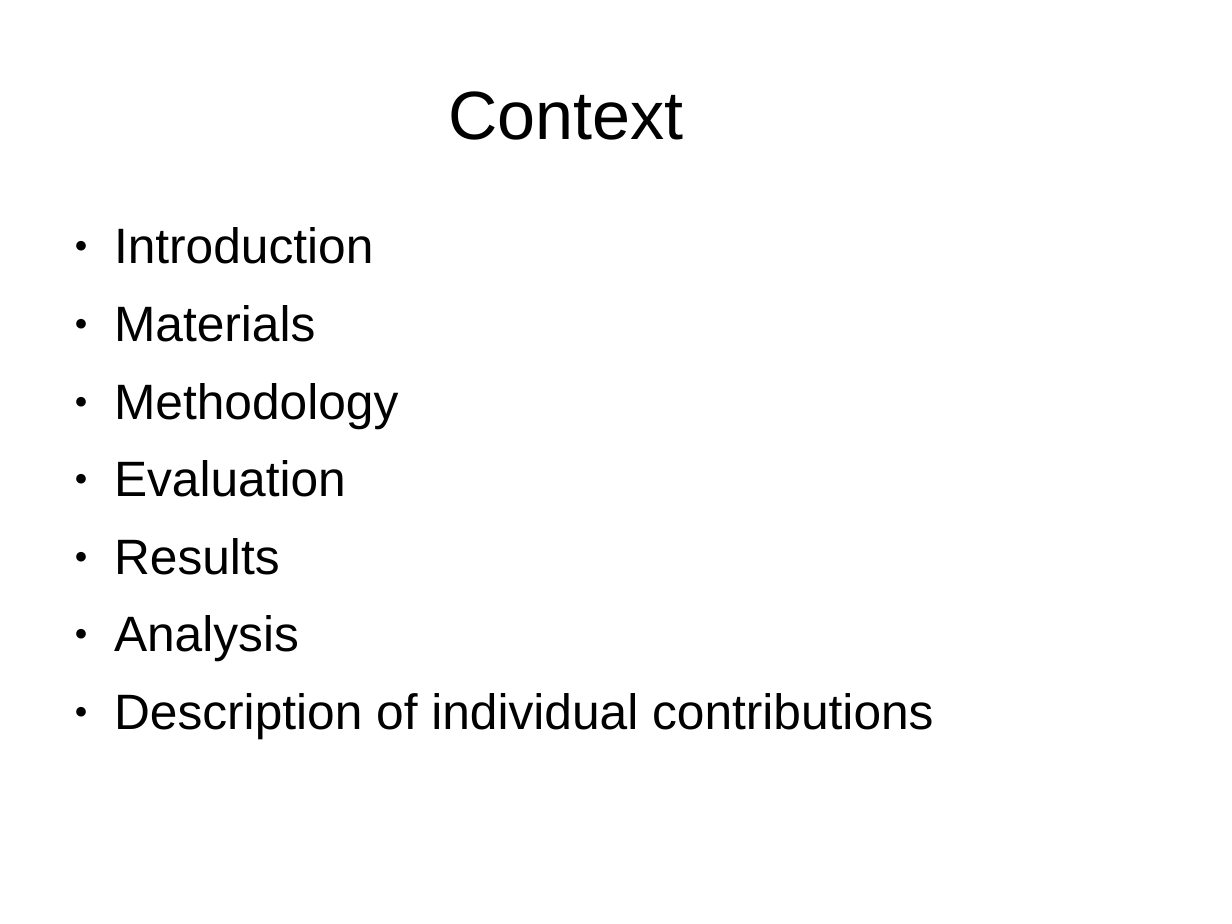
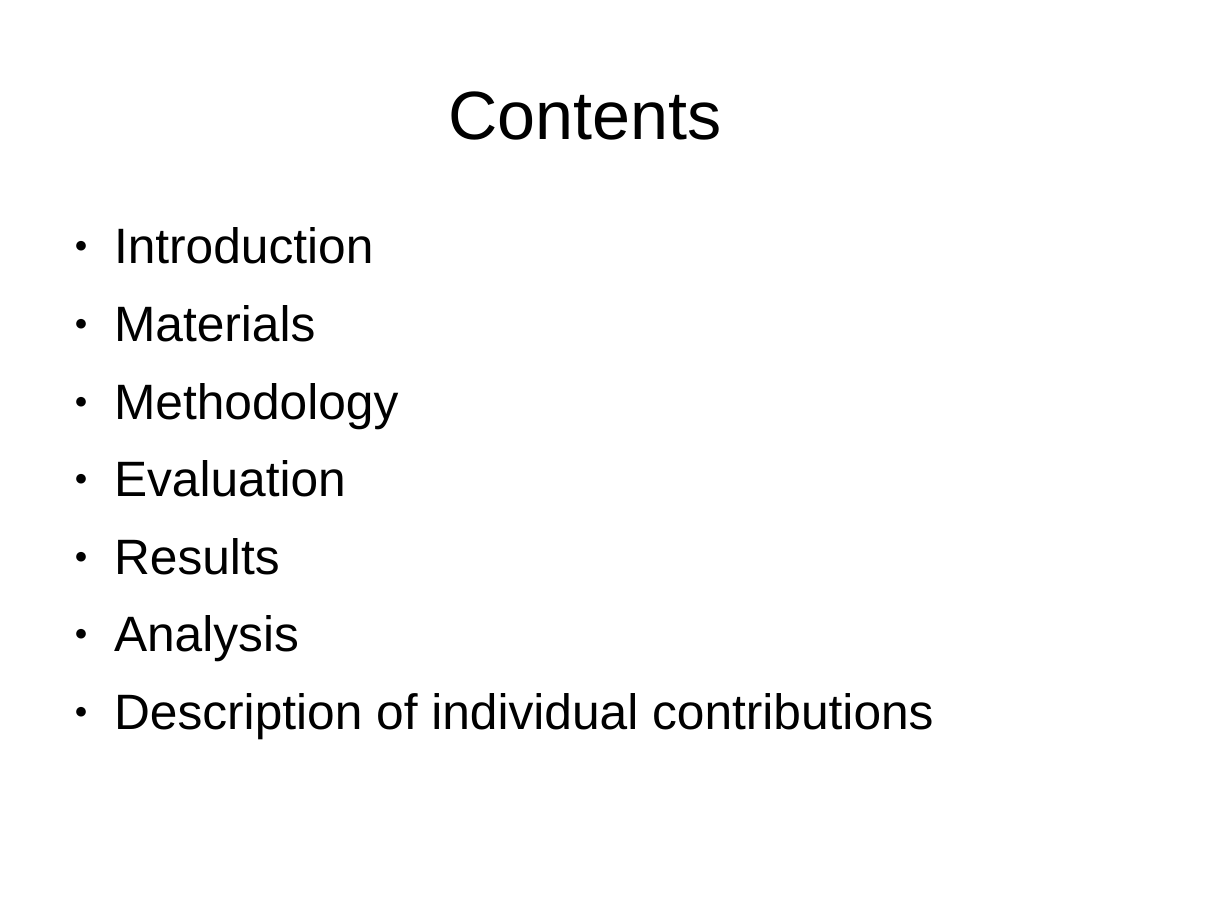
Before and after one commit to nvtslot/IR-recommender-lastfm, a slide deck: slide 2 of presentation.ppt. Drawn at 1232x924 pixels with LibreOffice and Linux fonts; fonts in the diff are those of the drawing. Boxes give left, top, right and bottom in pixels: in the first picture for what was removed or moved away, otherwise in the second. Text is boxed around its words. In the diff, an @@ line names an element or a change of style, - is before the commit and + after.

```diff
--- a/presentation.ppt
+++ b/presentation.ppt
@@ title at (448, 91, 721, 140): text changed @@
-Context
+Contents
```
Also in this commit, not shown: 1 other slide changed.
